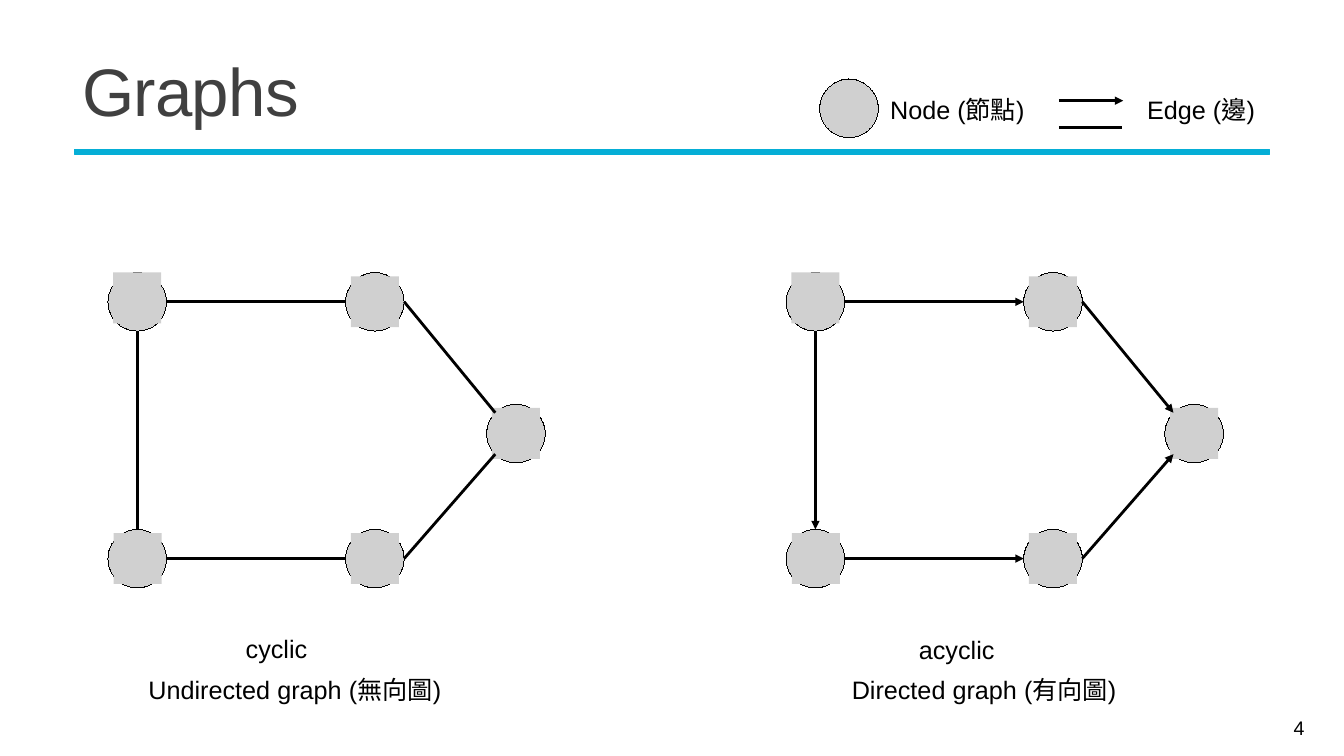
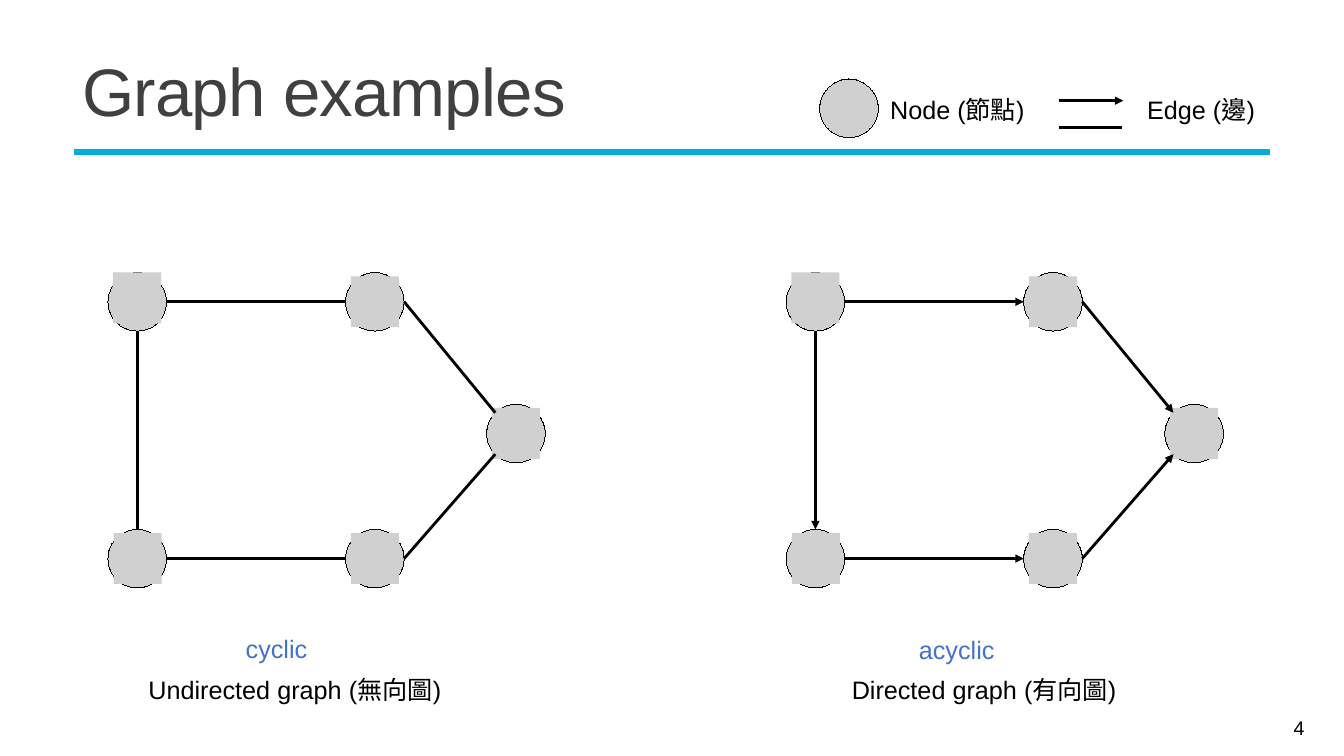
Before and after one commit to mcps5601/CGUDL_2025_fall, a slide deck: slide 4 of slides/w14_gnn_1203.pptx. Drawn at 1344x756 pixels with LibreOffice and Linux fonts; fonts in the diff are those of the drawing; grey boxes stand for pictures; background and template pictures are left out. Boxes give left, top, right and bottom in pixels: in the first picture for what was removed or moved away, otherwise in the second. Text is boxed around its words. In the diff, an @@ line names an element or a change of style, - is before the commit and + after.

```diff
--- a/slides/w14_gnn_1203.pptx
+++ b/slides/w14_gnn_1203.pptx
@@ title at box(82, 67, 566, 129): text changed @@
-Graphs
+Graph examples
@@ text "cyclic" at box(246, 639, 308, 664): text colour #000000 to #4472C4 @@
@@ text "acyclic" at box(919, 640, 995, 665): text colour #000000 to #4472C4 @@
```
Also in this commit, not shown: 14 other slides changed, 4 slides added, 2 other files.
